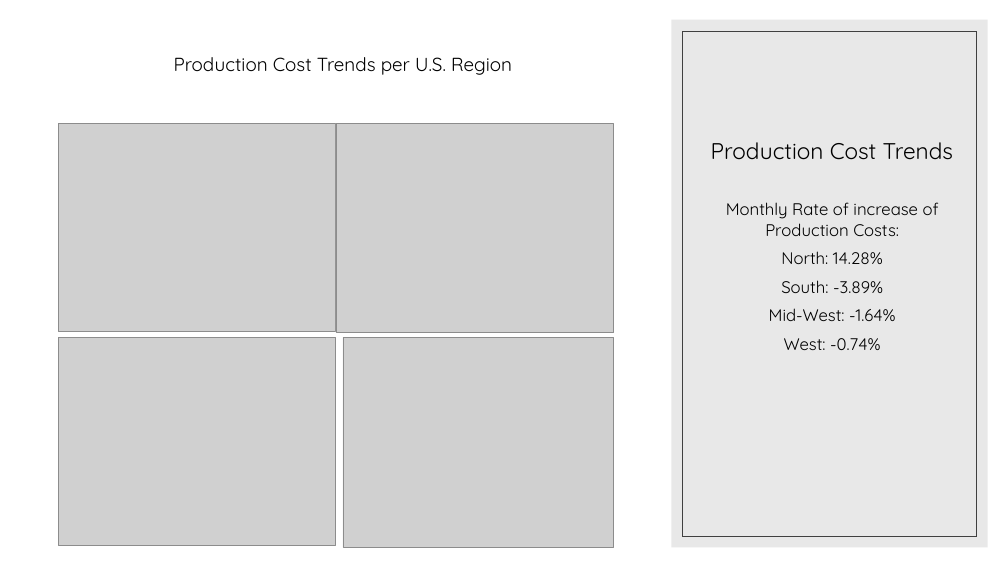
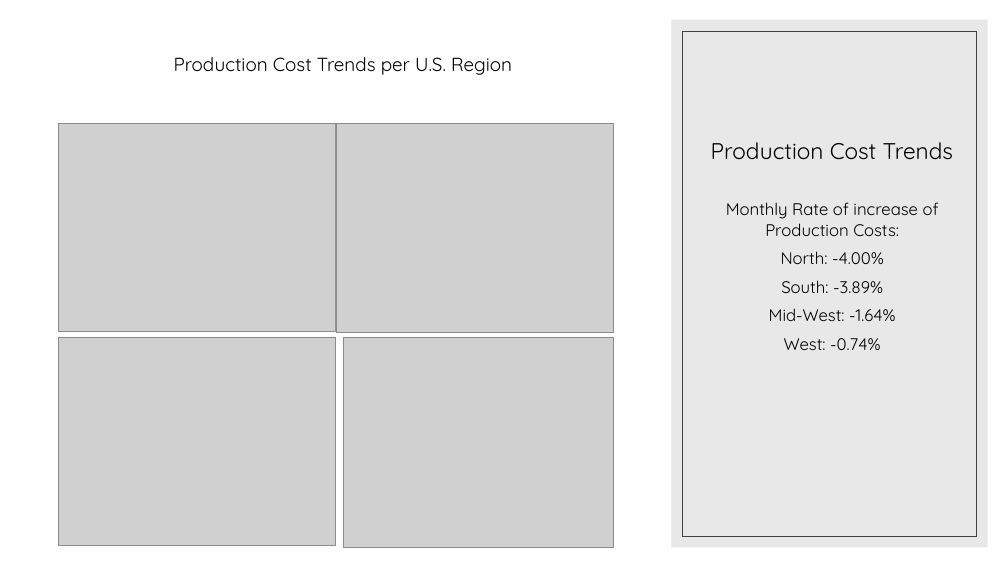
Before and after one commit to JWatson1102/project_1, a slide deck: slide 9 of Presentaion.pptx (slide 6 before the commit). Drawn at 1008x567 pixels with LibreOffice and Linux fonts; fonts in the diff are those of the drawing; grey boxes stand for pictures. Boxes give left, top, right and bottom in pixels: in the first picture for what was removed or moved away, otherwise in the second. Text is boxed around its words. In the diff, an @@ line names an element or a change of style, - is before the commit and + after.

```diff
--- a/Presentaion.pptx
+++ b/Presentaion.pptx
@@ text at (781, 251, 884, 264): text changed @@
-North: 14.28%
+North: -4.00%
```
Also in this commit, not shown: 3 other slides changed, 5 slides added, 2 slides removed, 1 other file.
